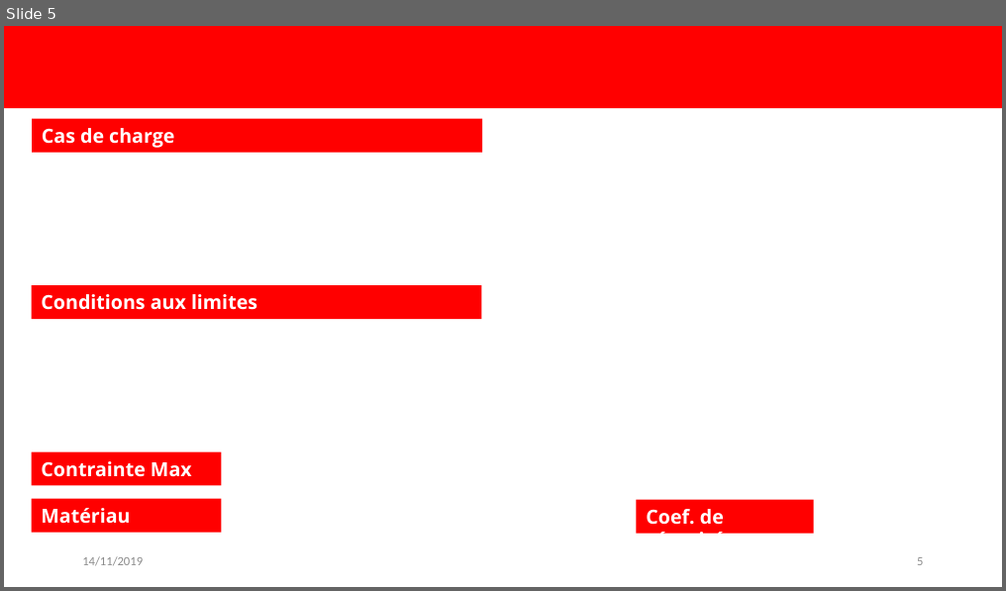
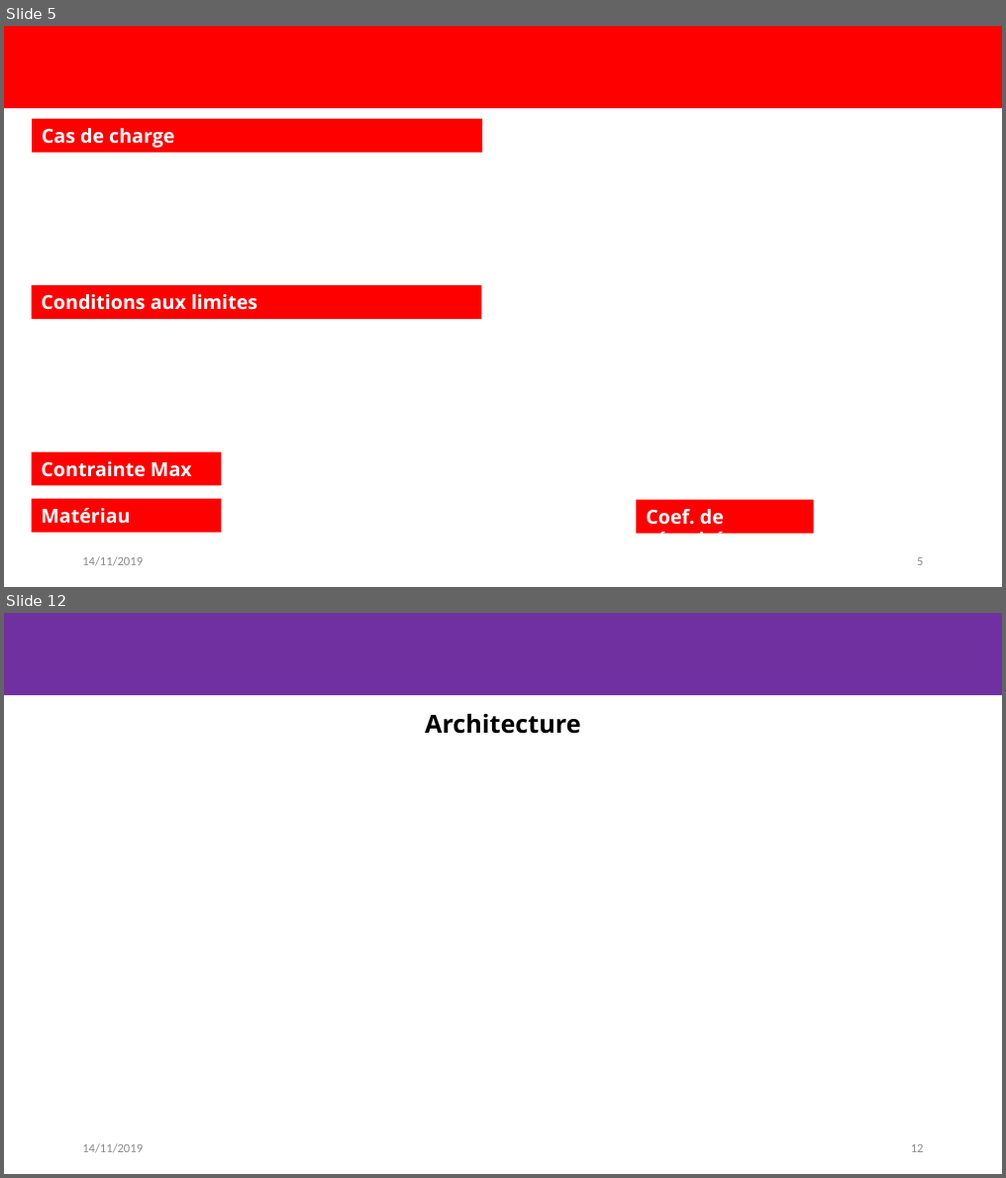
Before and after one commit to EOSCogniton/Ressources2020, a slide deck: TO_TOPs/06_Audits_Techniques/Template.pptx. Shown one above the other, each under a label of ours: slide 5 before the commit, slides 5 and 12 after it; the slides between them are not shown. The pictures are 1006x591 and 1006x1178 pixels, drawn with LibreOffice and Linux fonts; fonts in the diff are those of the drawing; background and template pictures are left out. Boxes give left, top, right and bottom in pixels: in the first picture for what was removed or moved away, otherwise in the second. Text is boxed around its words. In the diff, an @@ line names an element or a change of style, - is before the commit and + after.

```diff
--- a/TO_TOPs/06_Audits_Techniques/Template.pptx
+++ b/TO_TOPs/06_Audits_Techniques/Template.pptx
@@ slide 12 added at [4, 613, 1002, 1174], background #FFFFFF @@
@@ rectangle added at [4, 613, 1002, 696], fill #7030A0 @@
@@ text added at [425, 714, 581, 734], 18 pt, text #000000, bold @@
+Architecture
@@ text added at [82, 1144, 143, 1154], 9 pt, text #8C8C8C @@
+14/11/2019
@@ page number added at [911, 1145, 924, 1153], 9 pt, text #8C8C8C @@
+12
```
Also in this commit, not shown: 2 slides changed, 15 other slides added, 1 other file.
